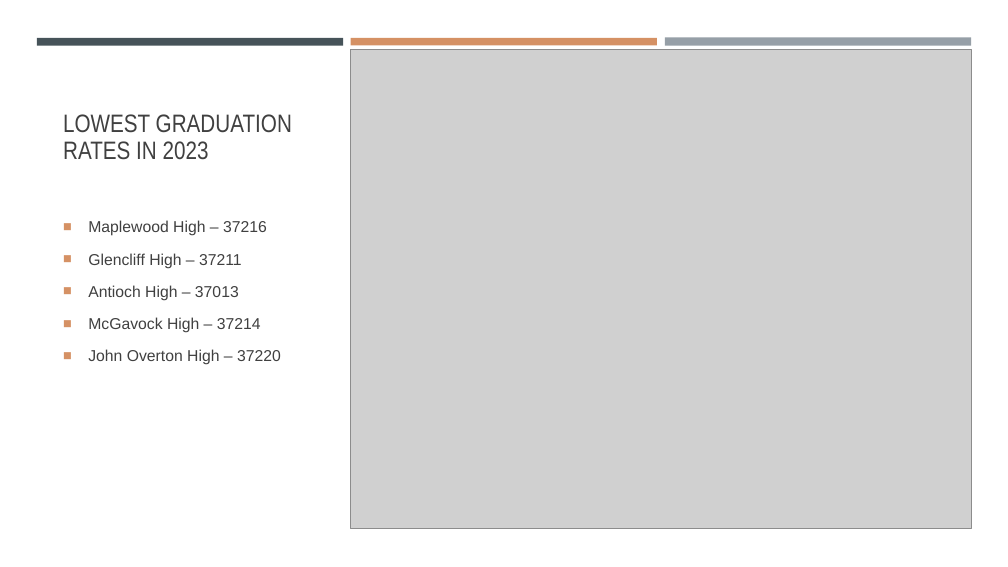
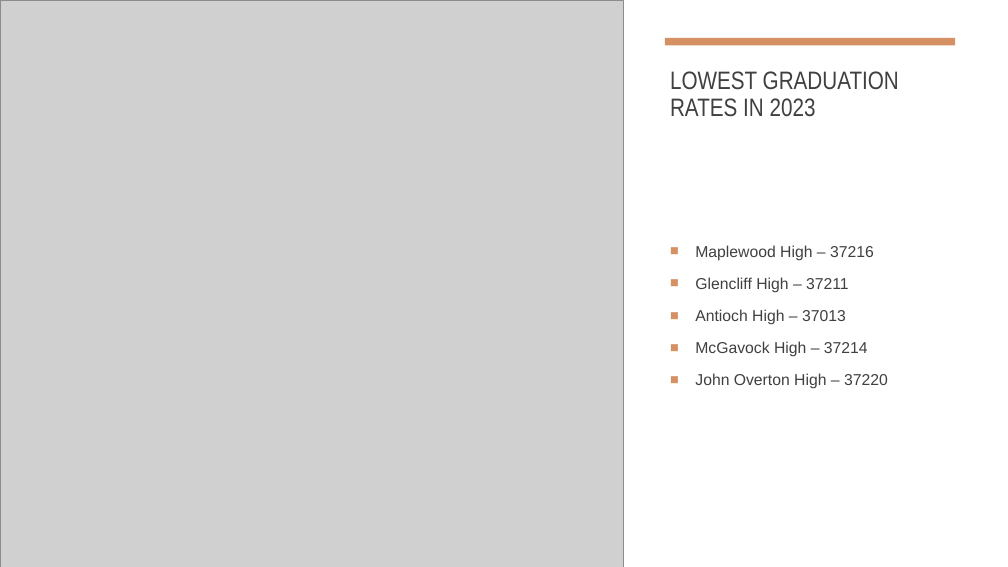
Before and after one commit to ericahen/capstone-da12, a slide deck: slide 8 of presentation/presentation_new.pptx. Drawn at 1008x567 pixels with LibreOffice and Linux fonts; fonts in the diff are those of the drawing; grey boxes stand for pictures. Boxes give left, top, right and bottom in pixels: in the first picture for what was removed or moved away, otherwise in the second. Text is boxed around its words. In the diff, an @@ line names an element or a change of style, - is before the commit and + after.

Commit message:
finished presentation

```diff
--- a/presentation/presentation_new.pptx
+++ b/presentation/presentation_new.pptx
@@ background #413024 to #FFFFFF @@
@@ picture: place and size @@
-picture at [351,50,972,529]
+picture at [0,0,623,567]
@@ rectangle removed at [37,38,343,45] @@
@@ rectangle removed at [351,38,657,45] @@
@@ title "LOWEST GRADUATION RATES IN 2023": place and size @@
-title "LOWEST GRADUATION RATES IN 2023" at [63,114,292,160]
+title "LOWEST GRADUATION RATES IN 2023" at [670,71,899,117]
@@ rectangle: place and size @@
-rectangle at [665,38,971,46]
+rectangle at [665,38,955,45]
@@ rectangle at [665,38,955,45]: fill #969FA7 to #D59164 @@
@@ text "Maplewood High – 37216": place and size @@
-text "Maplewood High – 37216" at [88,220,281,365]
+text "Maplewood High – 37216" at [695,245,888,389]
@@ text "Maplewood High – 37216" at [695,245,888,389]: vertical alignment top to middle @@
```
Also in this commit, not shown: 4 other slides changed, 1 slide added.
